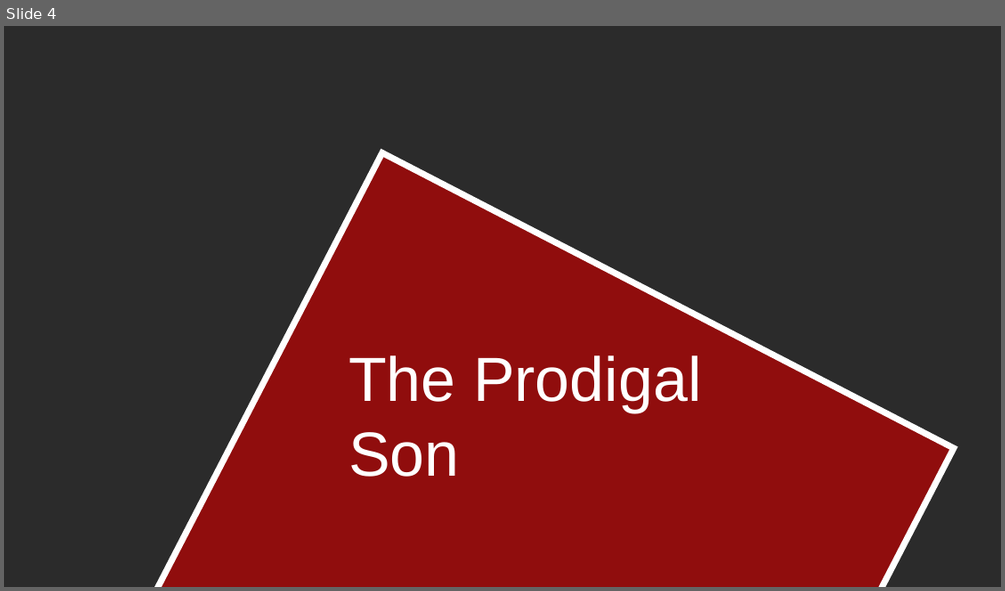
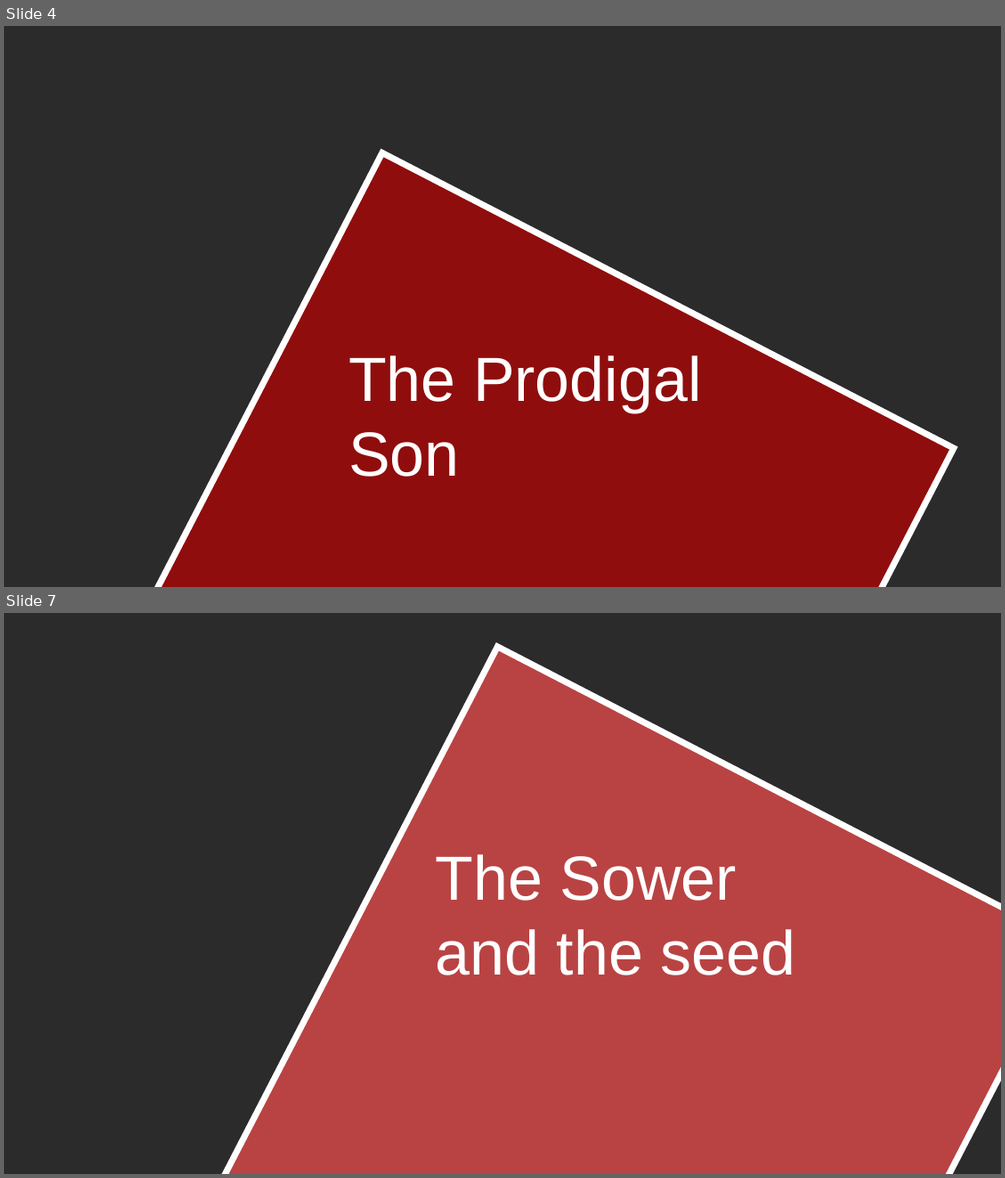
Before and after one commit to enoch2-hub/Bible_Stories-expo, a slide deck: Assets/Stories/Story_Banners.pptx. Shown one above the other, each under a label of ours: slide 4 before the commit, slides 4 and 7 after it; the slides between them are not shown. The pictures are 1005x591 and 1005x1178 pixels, drawn with LibreOffice and Linux fonts; fonts in the diff are those of the drawing; background and template pictures are left out; a plain dark background stands for a picture behind light text. Boxes give left, top, right and bottom in pixels: in the first picture for what was removed or moved away, otherwise in the second. Text is boxed around its words. In the diff, an @@ line names an element or a change of style, - is before the commit and + after.

```diff
--- a/Assets/Stories/Story_Banners.pptx
+++ b/Assets/Stories/Story_Banners.pptx
@@ slide 7 added at [4, 613, 1001, 1174], background picture (left out) @@
@@ rectangle added at [167, 647, 1001, 1174], fill #FF5050 at 67% opacity, outline #FFFFFF 6 pt @@
@@ text added at [436, 854, 795, 975], 60 pt, text #FFFFFF @@
+The Sower
+and the seed
```
Also in this commit, not shown: 3 other slides added, 1 slide removed, 32 other files.
